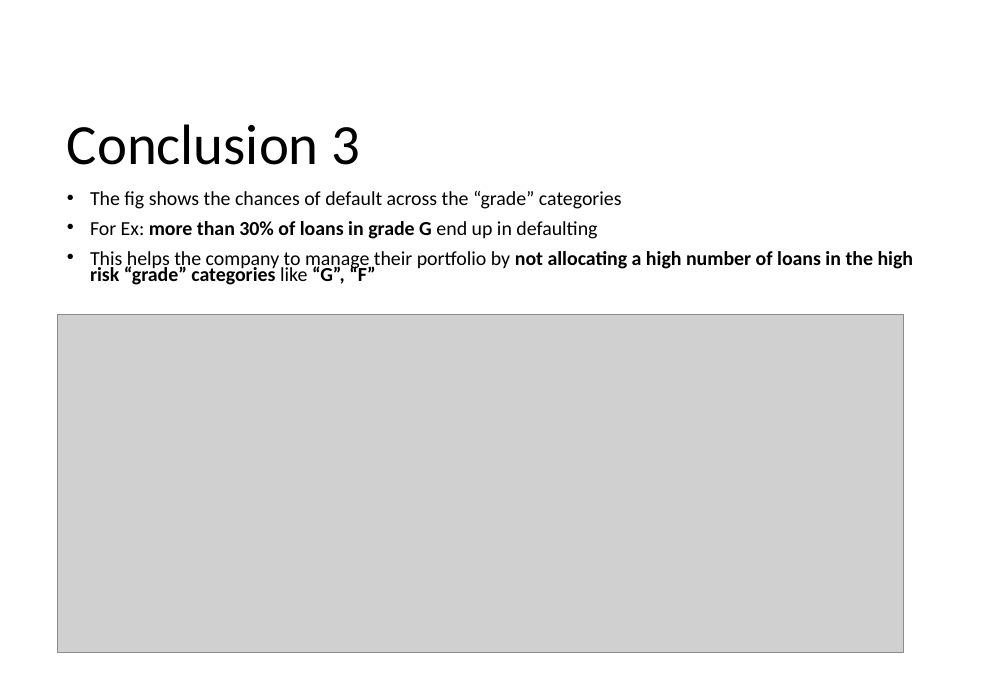
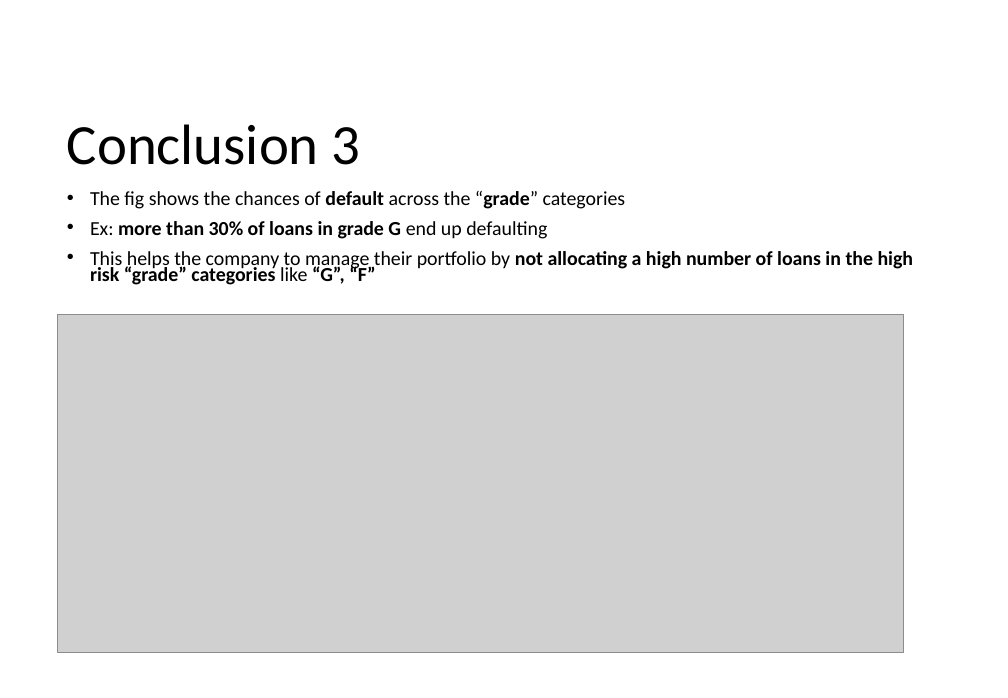
Before and after one commit to krishnajiraoh/upGrad_lending_club_case_study, a slide deck: slide 3 of Insights.pptx. Drawn at 1008x698 pixels with LibreOffice and Linux fonts; fonts in the diff are those of the drawing; grey boxes stand for pictures. Boxes give left, top, right and bottom in pixels: in the first picture for what was removed or moved away, otherwise in the second. Text is boxed around its words. In the diff, an @@ line names an element or a change of style, - is before the commit and + after.

```diff
--- a/Insights.pptx
+++ b/Insights.pptx
@@ text at [90, 191, 626, 209]: bold on in "default “grade”" @@
@@ text at [90, 221, 547, 239]: text changed @@
-• For Ex: more than 30% of loans in grade G end up in defaulting
+• Ex: more than 30% of loans in grade G end up defaulting
```
Also in this commit, not shown: 8 other slides changed.
